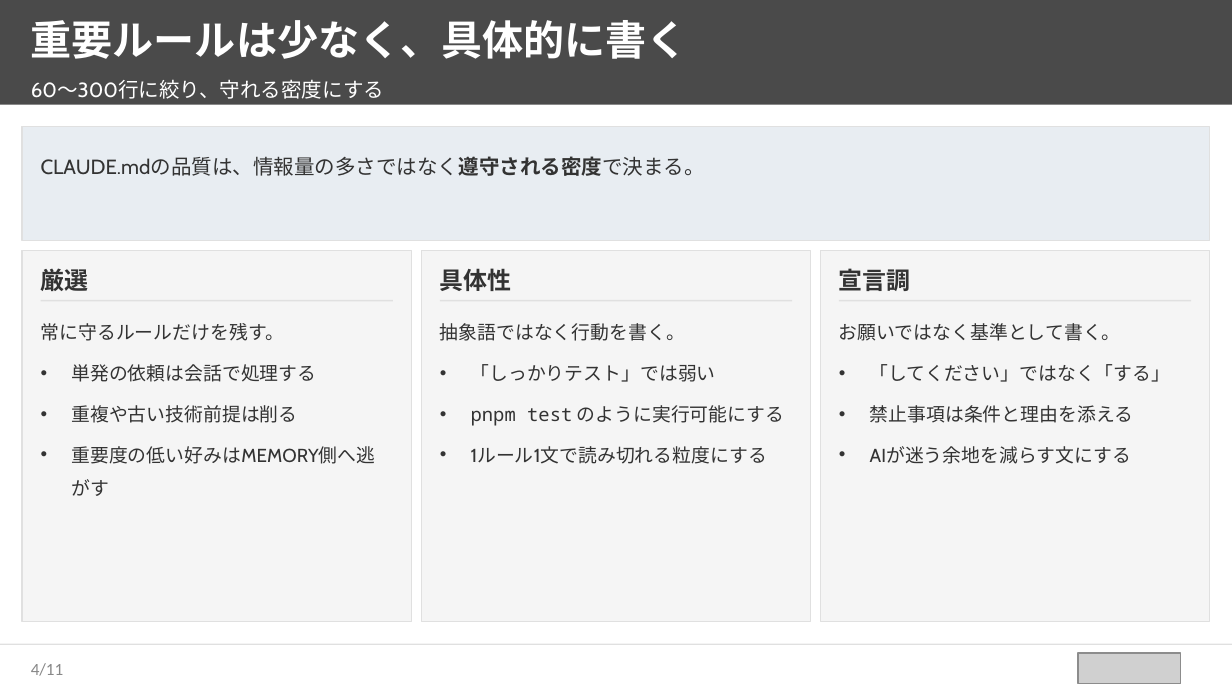
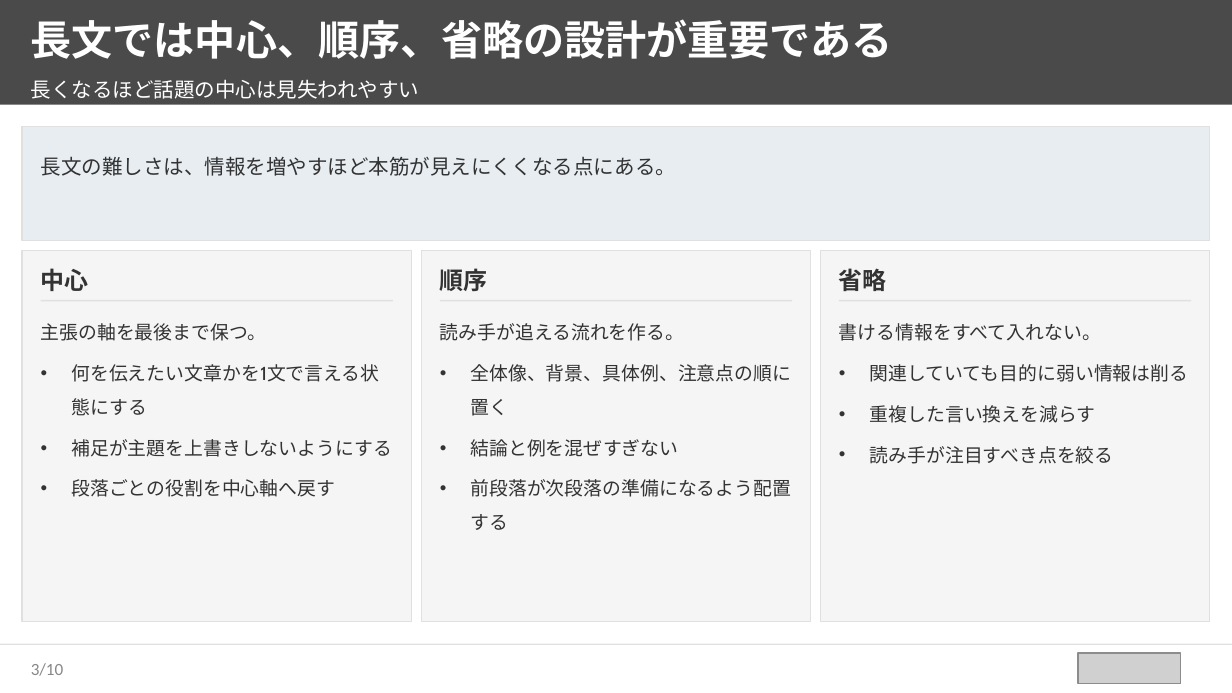
Before and after one commit to takuya109048/html2pptx, a slide deck: slide 4 of sample_source_deck.pptx (slide 5 before the commit). Drawn at 1232x693 pixels with LibreOffice and Linux fonts; fonts in the diff are those of the drawing; grey boxes stand for pictures. Boxes give left, top, right and bottom in pixels: in the first picture for what was removed or moved away, otherwise in the second. Text is boxed around its words. In the diff, an @@ line names an element or a change of style, - is before the commit and + after.

```diff
--- a/sample_source_deck.pptx
+++ b/sample_source_deck.pptx
@@ text at (x1=31, y1=19, x2=893, y2=59): text changed @@
-重要ルールは少なく、具体的に書く
+長文では中心、順序、省略の設計が重要である
@@ text at (x1=31, y1=79, x2=420, y2=99): text changed @@
-60〜300行に絞り、守れる密度にする
+長くなるほど話題の中心は見失われやすい
@@ text at (x1=41, y1=156, x2=676, y2=176): text changed @@
-CLAUDE.mdの品質は、情報量の多さではなく遵守される密度で決まる。
+長文の難しさは、情報を増やすほど本筋が見えにくくなる点にある。
@@ text at (x1=41, y1=268, x2=89, y2=291): text changed @@
-厳選
+中心
@@ text at (x1=440, y1=268, x2=488, y2=291): text changed @@
-具体性
+順序
@@ text at (x1=839, y1=268, x2=887, y2=291): text changed @@
-宣言調
+省略
@@ text at (x1=41, y1=323, x2=391, y2=497): text changed @@
-常に守るルールだけを残す。
-• 単発の依頼は会話で処理する
-• 重複や古い技術前提は削る
-• 重要度の低い好みはMEMORY側へ逃がす
+主張の軸を最後まで保つ。
+• 何を伝えたい文章かを1文で言える状態にする
+• 補足が主題を上書きしないようにする
+• 段落ごとの役割を中心軸へ戻す
@@ text at (x1=440, y1=323, x2=792, y2=530): text changed @@
-抽象語ではなく行動を書く。
-• 「しっかりテスト」では弱い
-• pnpm test のように実行可能にする
-• 1ルール1文で読み切れる粒度にする
+読み手が追える流れを作る。
+• 全体像、背景、具体例、注意点の順に置く
+• 結論と例を混ぜすぎない
+• 前段落が次段落の準備になるよう配置する
@@ text at (x1=839, y1=323, x2=1189, y2=464): text changed @@
-お願いではなく基準として書く。
-• 「してください」ではなく「する」
-• 禁止事項は条件と理由を添える
-• AIが迷う余地を減らす文にする
+書ける情報をすべて入れない。
+• 関連していても目的に弱い情報は削る
+• 重複した言い換えを減らす
+• 読み手が注目すべき点を絞る
@@ page number at (x1=31, y1=663, x2=64, y2=676): text changed @@
-4/11
+3/10
```
Also in this commit, not shown: 5 other slides changed, 4 slides added, 5 slides removed, 5 other files.
